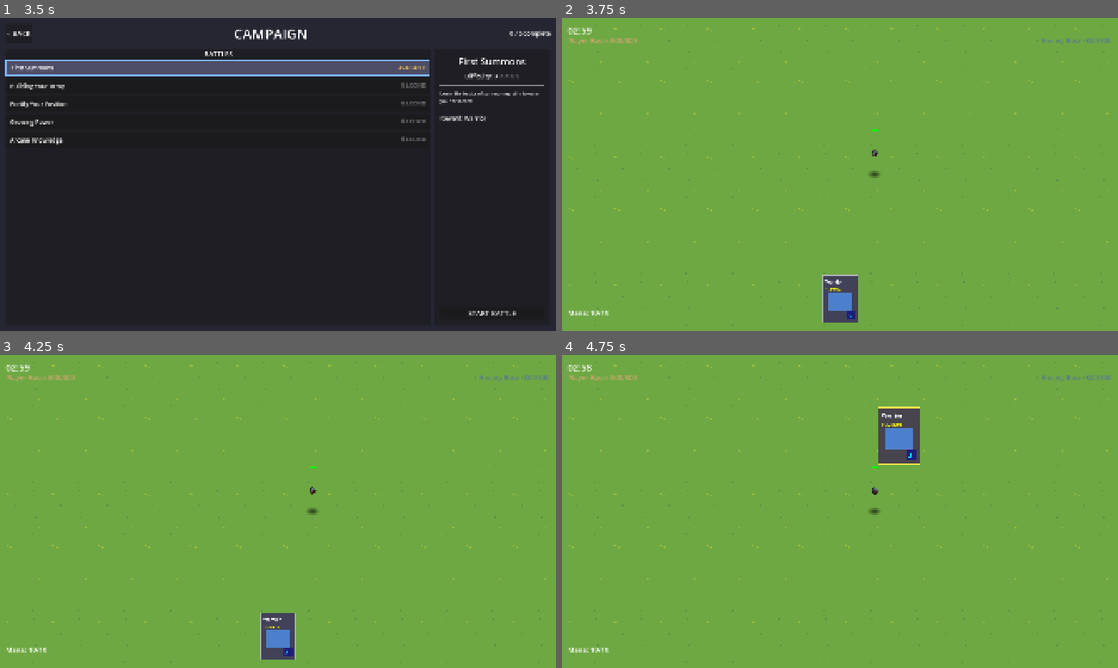
Above: before the commit, frames 1-4 (two rows, left to right).
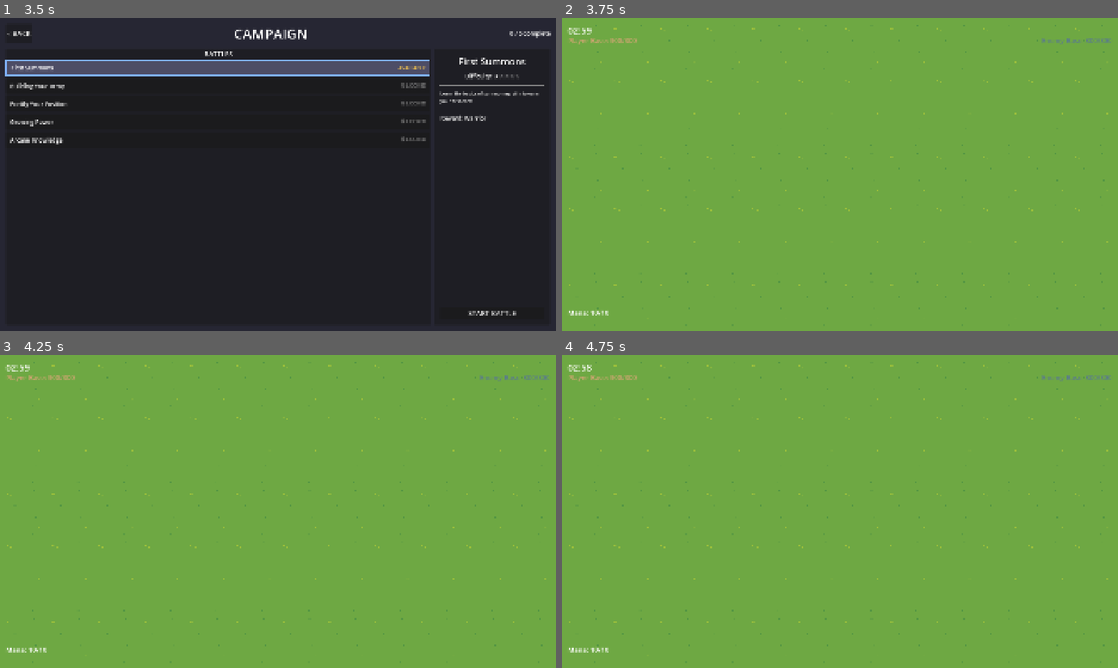
Above: after the commit, the same moments.

Repository: amari-charles/project-summoner
Game: Godot game, scene res://scenes/ui/main_menu.tscn
Two runs of this game, one before a commit and one after it. Both use one fixed random seed, a clock stepped at 60 frames per second and the inputs below.
Inputs (mouse positions are in pixels of both pictures, inside the frame that each line leads up to):
- Up to frame 1 (3.5 s): click "PLAY" at 0.5 s; click (161, 208) at 1.25 s; click (227, 208) at 2 s; click (216, 68) at 2.75 s
- Up to frame 2 (3.75 s): click "START BATTLE" at 3.5 s
- Up to frame 3 (4.25 s): no input
- Up to frame 4 (4.75 s): tap Enter at 4.25 s; drag from (840, 636) to (895, 442) at 4.27 s

Frame 1 is identical in both runs. In frame 2, 1.1% of the frame differs, in the area x 46-58%, y 35-98%; in frame 3, 1.0%; in frame 4, 1.5%, in the area x 55-65%, y 16-52%.
Error after the commit: Parse Error: Class "ModifierSystem" hides an autoload singleton. (res://scripts/systems/modifier_system.gd:2)

Commit message:
Implement modifier system with hero affinity bonuses
Core Features:
- ModifierSystem autoload for centralized modifier management
- HeroModifierProvider with 1.1x damage bonuses for matching elements
- Two-phase resolution: additive bonuses first, then multiplicative
- Amplification support for future card interactions
- Behavior flags system for runtime conditionals

Integration:
- Units apply modifiers on spawn (unit_3d.gd)
- Cards request modifiers from system (card.gd)
- GameController registers hero provider (game_controller_3d.gd)
- Base stat storage for clean modifier application

Design:
- Complete architecture doc (docs/design/modifier-system.md)
- Battle-tested patterns from PoE/Slay the Spire/MTG
- Extensible for items, buffs, map effects, etc.

Next Steps:
- Add categories to cards (elemental_affinity)
- Test with fire hero + fire units
- Implement card amplification (Solar Warrior)

🤖 Generated with [Claude Code](https://claude.com/claude-code)

Co-Authored-By: Claude <noreply@anthropic.com>

Diff:
--- a/project.godot
+++ b/project.godot
@@ -30,6 +30,7 @@
 Campaign="*res://scripts/services/campaign_service.gd"
 BattleContext="*res://scripts/core/battle_context.gd"
 DevConsole="*res://scripts/debug/dev_console.gd"
+ModifierSystem="*res://scripts/systems/modifier_system.gd"
 
 [display]
 
--- a/scripts/cards/card.gd
+++ b/scripts/cards/card.gd
@@ -100,11 +100,36 @@
 
 	var gameplay_layer = battlefield.get_gameplay_layer() if battlefield.has_method("get_gameplay_layer") else battlefield
 
+	# Get card categories (empty for now until we add categories to cards)
+	var categories = {}
+
+	# Build context for modifier system
+	var context = {
+		"card_name": card_name,
+		"team": team
+	}
+
+	# Get modifiers from ModifierSystem
+	var modifier_system = get_node_or_null("/root/ModifierSystem")
+	var modifiers = []
+	if modifier_system:
+		modifiers = modifier_system.get_modifiers_for("unit", categories, context)
+
+	# Card data for apply_modifiers
+	var card_data = {
+		"card_name": card_name,
+		"mana_cost": mana_cost
+	}
+
 	for i in spawn_count:
 		var unit = unit_scene.instantiate() as Unit3D
 		if unit:
 			unit.global_position = position + Vector3(i * 2.0, 0, 0)
 			unit.team = team
+
+			# Apply modifiers BEFORE adding to scene
+			unit.apply_modifiers(modifiers, card_data)
+
 			gameplay_layer.add_child(unit)
 		else:
 			push_error("Card._summon_unit_3d: Failed to instantiate unit from scene!")
--- a/scripts/core/game_controller_3d.gd
+++ b/scripts/core/game_controller_3d.gd
@@ -61,6 +61,9 @@
 
 	# Load AI for enemy summoner from campaign config
 	_load_ai_for_enemy()
+
+	# Register hero modifier provider
+	_register_hero_provider()
 
 	call_deferred("start_game")
 
@@ -193,3 +196,32 @@
 		enemy_summoner.add_child(ai)
 	else:
 		push_error("GameController3D: Failed to create AI!")
+
+func _register_hero_provider() -> void:
+	# Get hero from profile
+	var profile_repo = get_node_or_null("/root/ProfileRepo")
+	if not profile_repo:
+		push_warning("GameController3D: ProfileRepo not found, no hero bonuses will apply")
+		return
+
+	var profile = profile_repo.get_active_profile()
+	if profile.is_empty():
+		push_warning("GameController3D: No active profile, no hero bonuses will apply")
+		return
+
+	var hero_id = profile.get("meta", {}).get("selected_hero", "")
+	if hero_id.is_empty():
+		push_warning("GameController3D: No hero selected, no hero bonuses will apply")
+		return
+
+	# Register hero modifier provider
+	var modifier_system = get_node_or_null("/root/ModifierSystem")
+	if not modifier_system:
+		push_error("GameController3D: ModifierSystem not found!")
+		return
+
+	# Create and register hero provider
+	var hero_provider = HeroModifierProvider.new(hero_id)
+	modifier_system.register_provider("hero", hero_provider)
+
+	print("GameController3D: Registered hero provider for '%s'" % hero_id)
--- /dev/null
+++ b/scripts/systems/hero_modifier_provider.gd
@@ -0,0 +1,73 @@
+extends RefCounted
+class_name HeroModifierProvider
+
+## HeroModifierProvider - Provides modifiers based on selected hero
+##
+## Each hero grants affinity bonuses to units matching their element.
+
+var hero_id: String
+
+func _init(id: String):
+	hero_id = id
+
+## Get all modifiers this hero provides
+func get_modifiers() -> Array:
+	var modifiers = []
+
+	match hero_id:
+		"fire_hero":
+			modifiers.append({
+				"source": "fire_hero",
+				"tags": ["sun_blessed"],
+				"conditions": {
+					"elemental_affinity": "fire"
+				},
+				"stat_mults": {
+					"attack_damage": 1.1  # +10% attack to fire units
+				}
+			})
+
+		"earth_hero":
+			modifiers.append({
+				"source": "earth_hero",
+				"tags": ["stone_guardian"],
+				"conditions": {
+					"elemental_affinity": "earth"
+				},
+				"stat_mults": {
+					"attack_damage": 1.1  # +10% attack to earth units
+				}
+			})
+
+		"air_hero":
+			modifiers.append({
+				"source": "air_hero",
+				"tags": ["wind_walker"],
+				"conditions": {
+					"elemental_affinity": "air"
+				},
+				"stat_mults": {
+					"attack_damage": 1.1  # +10% attack to air units
+				}
+			})
+
+		"water_hero":
+			modifiers.append({
+				"source": "water_hero",
+				"tags": ["tide_caller"],
+				"conditions": {
+					"elemental_affinity": "water"
+				},
+				"stat_mults": {
+					"attack_damage": 1.1  # +10% attack to water units
+				}
+			})
+
+		"random_hero":
+			# Random hero gets no bonuses (for now)
+			pass
+
+		_:
+			push_warning("HeroModifierProvider: Unknown hero_id '%s'" % hero_id)
+
+	return modifiers
--- /dev/null
+++ b/scripts/systems/modifier_system.gd
@@ -0,0 +1,151 @@
+extends Node
+class_name ModifierSystem
+
+## ModifierSystem - Central service for managing and applying modifiers
+##
+## Collects modifiers from various providers (heroes, items, buffs, etc.),
+## filters by conditions, and provides them to targets for application.
+
+## Registered modifier providers
+var _providers: Dictionary = {}  # provider_id -> provider object
+
+## =============================================================================
+## PROVIDER REGISTRATION
+## =============================================================================
+
+func register_provider(provider_id: String, provider) -> void:
+	if _providers.has(provider_id):
+		push_warning("ModifierSystem: Provider '%s' already registered, replacing" % provider_id)
+
+	_providers[provider_id] = provider
+	print("ModifierSystem: Registered provider '%s'" % provider_id)
+
+func unregister_provider(provider_id: String) -> void:
+	if _providers.erase(provider_id):
+		print("ModifierSystem: Unregistered provider '%s'" % provider_id)
+
+func clear_providers() -> void:
+	_providers.clear()
+	print("ModifierSystem: Cleared all providers")
+
+## =============================================================================
+## MODIFIER COLLECTION
+## =============================================================================
+
+## Get all modifiers that apply to a target
+##
+## @param target_type: Type of target ("unit", "card", "summoner", etc.)
+## @param categories: Dictionary of card/unit categories for condition matching
+## @param context: Additional context (hero_id, team, etc.)
+## @return Array of modifier dictionaries
+func get_modifiers_for(target_type: String, categories: Dictionary, context: Dictionary = {}) -> Array:
+	var all_modifiers = []
+
+	# Collect modifiers from all providers
+	for provider_id in _providers.keys():
+		var provider = _providers[provider_id]
+		if provider.has_method("get_modifiers"):
+			var provider_mods = provider.get_modifiers()
+			all_modifiers.append_array(provider_mods)
+
+	# Filter by conditions
+	var filtered = []
+	for mod in all_modifiers:
+		if _matches_conditions(mod, categories, context):
+			filtered.append(mod)
+
+	# Apply amplification
+	filtered = _apply_amplification(filtered)
+
+	return filtered
+
+## =============================================================================
+## CONDITION MATCHING
+## =============================================================================
+
+func _matches_conditions(modifier: Dictionary, categories: Dictionary, context: Dictionary) -> bool:
+	var conditions = modifier.get("conditions", {})
+
+	# If no conditions, modifier always applies
+	if conditions.is_empty():
+		return true
+
+	# Check each condition
+	for condition_key in conditions.keys():
+		var required_value = conditions[condition_key]
+		var actual_value = categories.get(condition_key)
+
+		# Handle array values (tags)
+		if actual_value is Array:
+			if not required_value in actual_value:
+				return false
+		else:
+			if actual_value != required_value:
+				return false
+
+	return true
+
+## =============================================================================
+## AMPLIFICATION
+## =============================================================================
+
+## Apply amplification modifiers to other modifiers
+## Amplifiers multiply the bonuses provided by tagged modifiers
+func _apply_amplification(modifiers: Array) -> Array:
+	# Step 1: Find all amplifiers and calculate total amplification per tag
+	var amplifiers = {}  # tag -> total multiplier
+
+	for mod in modifiers:
+		if mod.has("amplify_tag"):
+			var tag = mod.amplify_tag
+			var factor = mod.get("factor", 1.0)
+
+			if not amplifiers.has(tag):
+				amplifiers[tag] = 1.0
+			amplifiers[tag] *= factor
+
+	# Step 2: Apply amplification to tagged modifiers
+	for mod in modifiers:
+		if mod.has("tags") and not mod.has("amplify_tag"):  # Don't amplify amplifiers
+			var total_amp = 1.0
+
+			# Check all tags on this modifier
+			for tag in mod.tags:
+				if amplifiers.has(tag):
+					total_amp *= amplifiers[tag]
+
+			# Amplify bonuses (not base values)
+			if total_amp != 1.0:
+				# Amplify additive bonuses
+				if mod.has("stat_adds"):
+					for stat in mod.stat_adds.keys():
+						mod.stat_adds[stat] *= total_amp
+
+				# Amplify multiplicative bonuses
+				if mod.has("stat_mults"):
+					for stat in mod.stat_mults.keys():
+						var bonus = mod.stat_mults[stat] - 1.0
+						bonus *= total_amp
+						mod.stat_mults[stat] = 1.0 + bonus
+
+	return modifiers
+
+## =============================================================================
+## DEBUGGING
+## =============================================================================
+
+func debug_print_providers() -> void:
+	print("=== ModifierSystem Debug ===")
+	print("Registered providers: %d" % _providers.size())
+	for provider_id in _providers.keys():
+		print("  - %s" % provider_id)
+
+func debug_print_modifiers(categories: Dictionary = {}) -> void:
+	var modifiers = get_modifiers_for("unit", categories, {})
+	print("=== Modifiers for categories: %s ===" % categories)
+	print("Total modifiers: %d" % modifiers.size())
+	for mod in modifiers:
+		print("  - Source: %s" % mod.get("source", "unknown"))
+		print("    Tags: %s" % mod.get("tags", []))
+		print("    Stat mults: %s" % mod.get("stat_mults", {}))
+		print("    Stat adds: %s" % mod.get("stat_adds", {}))
--- a/scripts/units/unit_3d.gd
+++ b/scripts/units/unit_3d.gd
@@ -15,6 +15,15 @@
 @export var move_speed: float = 3.0
 @export var team: Team = Team.PLAYER
 @export var aggro_radius: float = 20.0
+
+## Base stats (before modifiers)
+var base_max_hp: float
+var base_attack_damage: float
+var base_attack_speed: float
+var base_move_speed: float
+
+## Active modifiers (merged flags from all modifiers)
+var active_modifiers: Dictionary = {}
 
 ## Unit classification
 @export var unit_type: UnitType = UnitType.MELEE
@@ -68,6 +77,12 @@
 signal hp_changed(new_hp: float, new_max_hp: float)
 
 func _ready() -> void:
+	# Store base stats (before any modifiers)
+	base_max_hp = max_hp
+	base_attack_damage = attack_damage
+	base_attack_speed = attack_speed
+	base_move_speed = move_speed
+
 	current_hp = max_hp
 	add_to_group("units")
 
@@ -165,6 +180,87 @@
 
 	# Fallback to default
 	return 1.0
+
+## =============================================================================
+## MODIFIER APPLICATION
+## =============================================================================
+
+## Apply modifiers to this unit's stats
+## Should be called AFTER instantiation but BEFORE adding to scene tree
+##
+## @param modifiers: Array of modifier dictionaries
+## @param card_data: Card data for context
+func apply_modifiers(modifiers: Array, card_data: Dictionary = {}) -> void:
+	print("Unit3D: Applying %d modifiers to %s" % [modifiers.size(), card_data.get("card_name", "unknown")])
+
+	# Start from base stats
+	var stats = {
+		"max_hp": base_max_hp,
+		"attack_damage": base_attack_damage,
+		"attack_speed": base_attack_speed,
+		"move_speed": base_move_speed
+	}
+
+	# Phase 1: Sum all additive bonuses
+	var adds = {
+		"max_hp": 0.0,
+		"attack_damage": 0.0,
+		"attack_speed": 0.0,
+		"move_speed": 0.0
+	}
+
+	for mod in modifiers:
+		var stat_adds = mod.get("stat_adds", {})
+		for stat in stat_adds.keys():
+			if adds.has(stat):
+				adds[stat] += stat_adds[stat]
+
+	# Apply additive bonuses
+	for stat in adds.keys():
+		stats[stat] += adds[stat]
+
+	# Phase 2: Multiply all multiplicative bonuses (additive within phase)
+	var mults = {
+		"max_hp": 0.0,  # Start at 0, will add bonuses (e.g., 1.3 becomes 0.3)
+		"attack_damage": 0.0,
+		"attack_speed": 0.0,
+		"move_speed": 0.0
+	}
+
+	for mod in modifiers:
+		var stat_mults = mod.get("stat_mults", {})
+		for stat in stat_mults.keys():
+			if mults.has(stat):
+				# Convert multiplier to bonus: 1.3 → 0.3
+				var bonus = stat_mults[stat] - 1.0
+				mults[stat] += bonus
+
+	# Apply multiplicative bonuses
+	for stat in mults.keys():
+		stats[stat] *= (1.0 + mults[stat])
+
+	# Phase 3: Apply final stats
+	max_hp = stats.max_hp
+	attack_damage = stats.attack_damage
+	attack_speed = stats.attack_speed
+	move_speed = stats.move_speed
+	current_hp = max_hp  # Start at full HP
+
+	# Phase 4: Merge all flags
+	active_modifiers.clear()
+	for mod in modifiers:
+		var flags = mod.get("flags", {})
+		active_modifiers.merge(flags, true)
+
+	# Debug output
+	if modifiers.size() > 0:
+		print("  Base: HP=%.1f, Attack=%.1f" % [base_max_hp, base_attack_damage])
+		print("  Final: HP=%.1f, Attack=%.1f" % [max_hp, attack_damage])
+		print("  Flags: %s" % active_modifiers)
+
+## =============================================================================
+## PHYSICS & BEHAVIOR
+## =============================================================================
 
 func _physics_process(delta: float) -> void:
 	if not is_alive:
Not shown, added: docs/design/modifier-system.md
Not shown, changed: docs/todos.md
